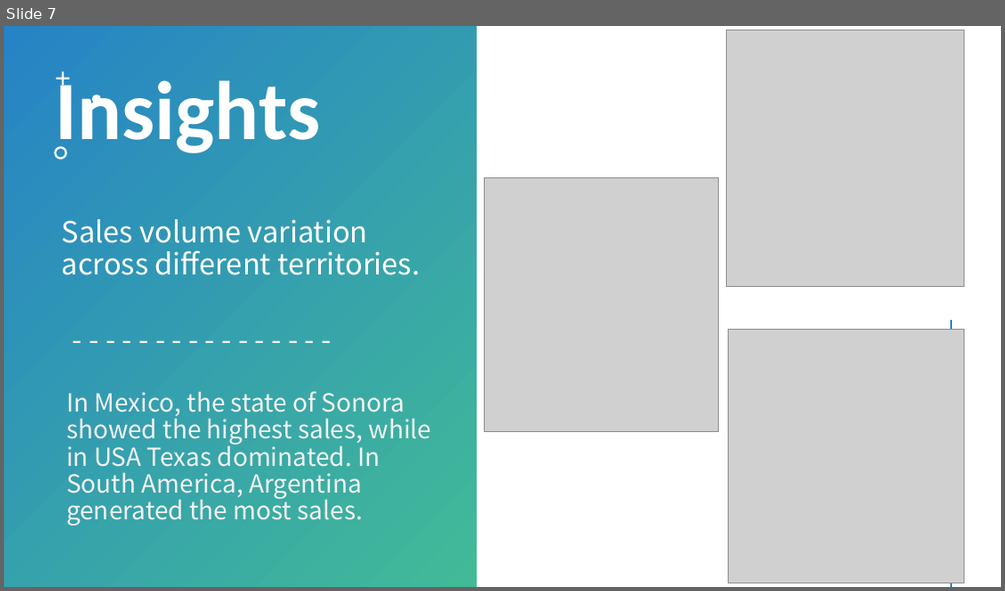
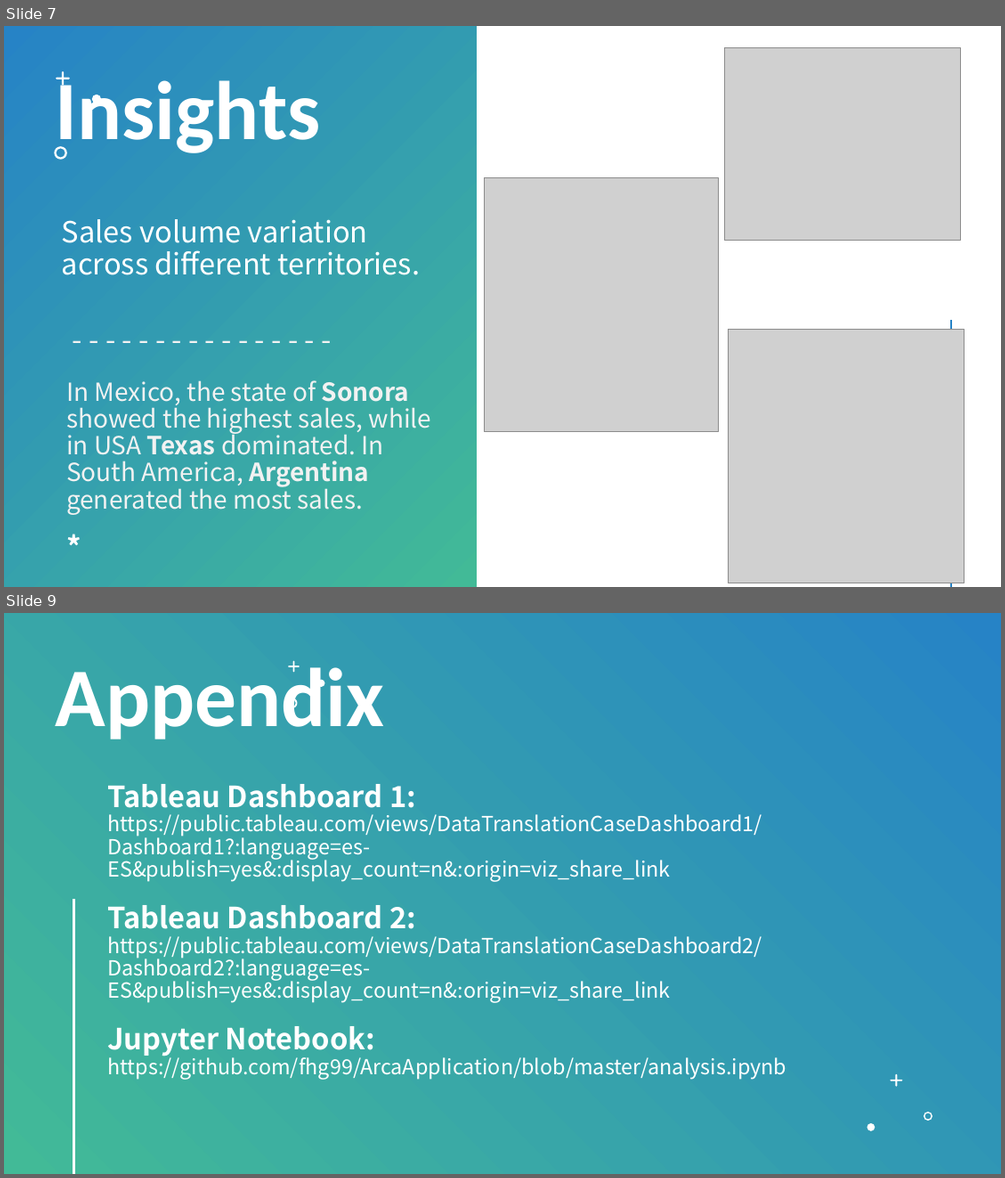
Before and after one commit to fhg99/ArcaApplication, a slide deck: AnalysisPresentation.pptx. Shown one above the other, each under a label of ours: slide 7 before the commit, slides 7 and 9 after it; the slides between them are not shown. The pictures are 1005x591 and 1005x1178 pixels, drawn with LibreOffice and Linux fonts; fonts in the diff are those of the drawing; grey boxes stand for pictures. Boxes give left, top, right and bottom in pixels: in the first picture for what was removed or moved away, otherwise in the second. Text is boxed around its words. In the diff, an @@ line names an element or a change of style, - is before the commit and + after.

Commit message:
Removed Extra Line and Fixed PPT
Removed an extra markdown cell and fixed a spelling mistake in the ppt.

```diff
--- a/AnalysisPresentation.pptx
+++ b/AnalysisPresentation.pptx
@@ slide 9 added at [4,613,1001,1174], background #FFFFFF; not listed: 1 template element that a slide beside it also shows @@
@@ rectangle added at [4,613,1001,1174], fill gradient #2683C6 to #42BA97 @@
@@ title added at [56,660,385,739], 80.1 pt, text #FFFFFF, bold @@
+Appendix
@@ freeform shape added at [288,661,299,672], fill #FFFFFF @@
@@ freeform shape added at [317,680,324,687], fill #FFFFFF @@
@@ line added from (63, 705) to (63, 1173), #42BA97 2 pt @@
@@ freeform shape added at [287,698,297,708], fill #FFFFFF @@
@@ text added at [107,784,786,1079], 20 pt, text #FFFFFF @@
+Tableau Dashboard 1:
+https://public.tableau.com/views/DataTranslationCaseDashboard1/Dashboard1?:language=es-ES&publish=yes&:display_count=n&:origin=viz_share_link
+Tableau Dashboard 2:
+https://public.tableau.com/views/DataTranslationCaseDashboard2/Dashboard2?:language=es-ES&publish=yes&:display_count=n&:origin=viz_share_link
+Jupyter Notebook:
+https://github.com/fhg99/ArcaApplication/blob/master/analysis.ipynb
@@ line added from (74, 900) to (74, 1173), #FFFFFF 2 pt @@
@@ freeform shape added at [890,1074,903,1086], fill #FFFFFF @@
@@ freeform shape added at [923,1111,933,1121], fill #FFFFFF @@
@@ freeform shape added at [867,1123,874,1130], fill #FFFFFF @@
@@ slide 7 changed as well @@
@@ picture: place and size @@
-picture at [727,30,964,286]
+picture at [725,47,961,240]
@@ text "In Mexico, the state of ...": place and size @@
-text "In Mexico, the state of ..." at [66,391,432,525]
+text "In Mexico, the state of ..." at [66,380,432,515]
@@ text "In Mexico, the state of ..." at [66,380,432,515]: bold on in "Sonora Texas Argentina" @@
@@ text added at [58,521,453,576], 28 pt, text #FFFFFF, bold @@
+*
```
Also in this commit, not shown: 6 other slides changed, 1 other slide added, 1 other file.
